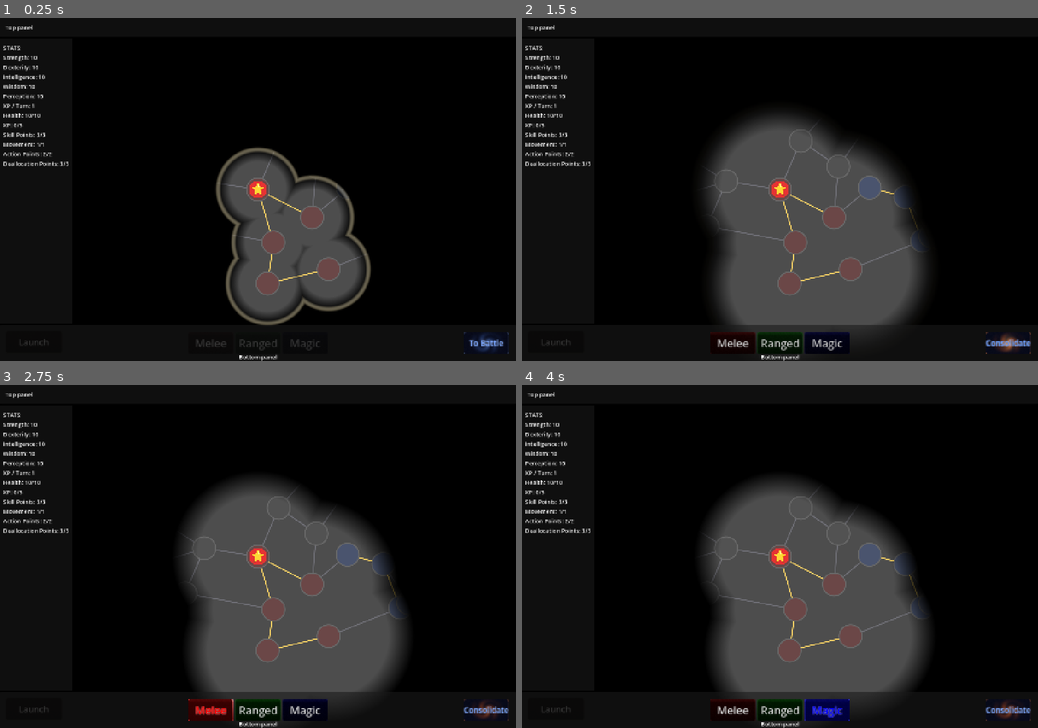
Above: before the commit, frames 1-4 (two rows, left to right).
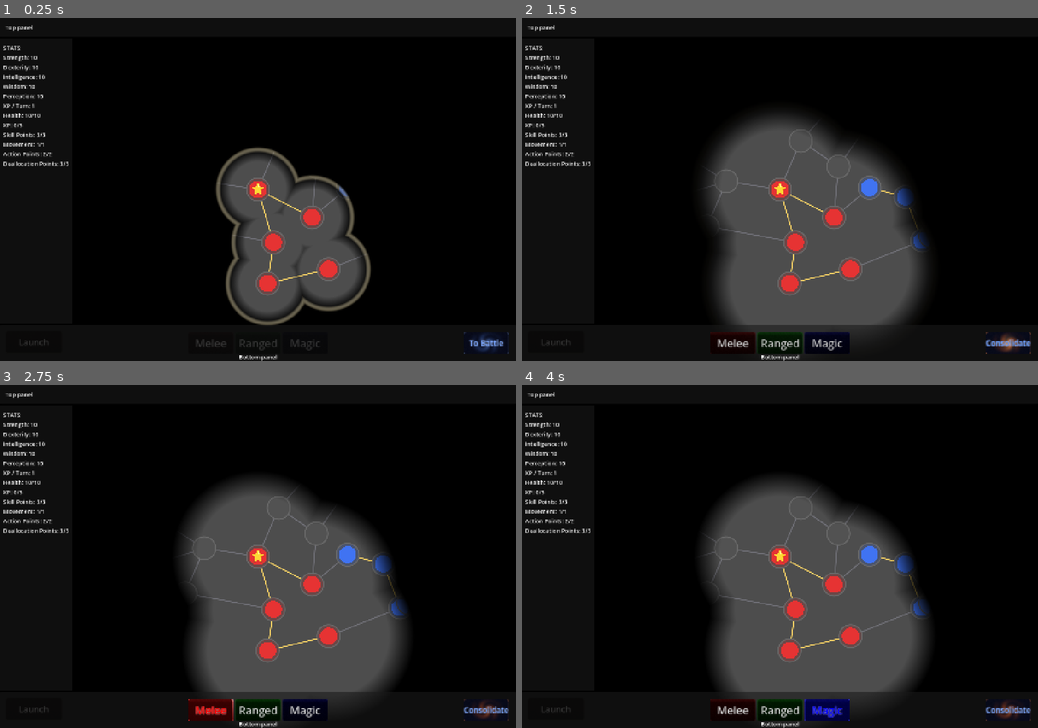
Above: after the commit, the same moments.

Repository: Koaieus/skill-tree-of-life
Game: Godot game, scene res://scenes/dev_sandbox.tscn
The game is run twice, just before and just after one commit, with the same random seed, the same clock (stepped at 60 frames per second) and the same inputs.
Inputs (mouse positions are in pixels of both pictures, inside the frame that each line leads up to):
- Up to frame 1 (0.25 s): no input
- Up to frame 2 (1.5 s): tap Enter at 0.5 s; drag from (780, 189) to (831, 107) at 0.52 s; click "To Battle" at 1.25 s
- Up to frame 3 (2.75 s): click "Melee" at 2 s
- Up to frame 4 (4 s): click "Ranged" at 2.75 s; click "Magic" at 3.5 s

The runs differ from the first frame. In frame 1, 0.5% of the frame differs, in the area x 50-68%, y 48-80%; in frame 2, 0.8%; in frame 3, 0.8%, in the area x 50-79%, y 46-80%; in frame 4, 0.8%.

Commit message:
feat(skill-node): bright owner-coloured inner disk on allocated nodes
Promotes the inner-disk render that lived on CoreMarker into BaseCircle so
every allocated node — not just the core — reads as "owned by X" at a
glance. The star label on CoreMarker becomes the sole core-vs-non-core
signal. Type border stays untouched.

Also unhooks scenes/procgen_sandbox.gd from GameRoot: the lite generator
viewer has no Systems/UIRoot, so inheriting GameRoot's @onreadys was
spamming "Node not found: %PlayerInputController" on launch.

Co-Authored-By: Claude Opus 4.7 <noreply@anthropic.com>

Diff:
--- a/scenes/procgen_sandbox.gd
+++ b/scenes/procgen_sandbox.gd
@@ -1,23 +1,25 @@
-extends GameRoot
+extends Node2D
 
 ## Drop-in tester: picks a preset, runs [GraphProcgen] into the child [Graph],
 ## then frames the result with the camera. No entities, no turn loop — this
-## is just to see the generator output.
+## is just to see the generator output. Use procgen_play_sandbox.tscn for the
+## full level setup (player, enemies, systems wired up).
 
 @export var preset: GraphProcgenConfig
 
+@onready var graph: Graph = $Graph
+@onready var camera: Camera2D = %GraphCamera
 
 
 func _ready() -> void:
 	if preset == null or graph == null:
 		push_warning("ProcgenSandbox: assign `preset` and `graph` in the inspector")
 		return
-	# Skips super._ready() — this sandbox is generator-only (no systems/UI/player).
-	camera = _resolve_camera()
 	var result := GraphProcgen.generate(preset, graph)
 	var node_count: int = (result.get("nodes") as Array).size()
 	print("[procgen] generated %d nodes" % node_count)
 	_frame_camera()
+
 
 func _frame_camera() -> void:
 	if camera == null or preset == null or preset.shape_mask == null:
--- a/skill_node/base_circle.gd
+++ b/skill_node/base_circle.gd
@@ -9,7 +9,8 @@
 ##                       per-node modulate stays free for other effects.
 
 const BORDER_WIDTH: float = 2.0
-const FILL_ALPHA: float = 0.2
+const FILL_ALPHA_UNALLOCATED: float = 0.2
+const INNER_DISK_INSET: float = 8.0  # matches CoreMarker's old inset
 const FLASH_COLOR: Color = Color(1.0, 0.3, 0.3)
 
 var _radius: float = 32.0
@@ -20,6 +21,14 @@
 var fill_color: Color = Color.DIM_GRAY:
 	set(value):
 		fill_color = value
+		queue_redraw()
+## Toggled by SkillNode based on owner state. Drives the bright inner disk
+## that signals ownership at a glance — same shape the core marker used to
+## render, just promoted here so every allocated node gets it (the star
+## label on CoreMarker stays the core-only flag).
+var allocated: bool = false:
+	set(value):
+		allocated = value
 		queue_redraw()
 var flash_amount: float = 0.0:
 	set(value):
@@ -39,6 +48,13 @@
 func _draw() -> void:
 	var fc := fill_color.lerp(FLASH_COLOR, flash_amount)
 	var bc := border_color.lerp(FLASH_COLOR, flash_amount)
-	var fill := Color(fc.r, fc.g, fc.b, FILL_ALPHA)
-	draw_circle(Vector2.ZERO, _radius, fill, true)
+	# Faint full-radius wash always present so the disc shape stays legible
+	# even when nothing owns the node.
+	var wash := Color(fc.r, fc.g, fc.b, FILL_ALPHA_UNALLOCATED)
+	draw_circle(Vector2.ZERO, _radius, wash, true)
+	if allocated:
+		# Bright inner disk = "owned." Inset matches the legacy CoreMarker
+		# render so core nodes look identical to before; the star label is
+		# what now distinguishes core from non-core.
+		draw_circle(Vector2.ZERO, _radius - INNER_DISK_INSET, fc, true)
 	draw_circle(Vector2.ZERO, _radius, bc, false, BORDER_WIDTH, true)
--- a/skill_node/core_marker.gd
+++ b/skill_node/core_marker.gd
@@ -1,15 +1,15 @@
 @tool
 extends Node2D
 
+## Star-only marker for the owning entity's core node. The bright inner disk
+## that used to live here moved to BaseCircle so every allocated node renders
+## it; CoreMarker is now purely the "this is the core" stamp via its Label
+## child. `configure` stays a no-op-on-color (the star is hard-coded) so
+## SkillNode's existing call site doesn't have to branch.
+
 var _radius: float = 32.0
-var _color: Color = Color.WHITE
 
 
-func configure(r: float, color: Color) -> void:
+func configure(r: float, _color: Color) -> void:
 	_radius = r
-	_color = color
 	queue_redraw()
-
-
-func _draw() -> void:
-	draw_circle(Vector2.ZERO, _radius - 8.0, _color, true)
--- a/skill_node/skill_node.gd
+++ b/skill_node/skill_node.gd
@@ -118,6 +118,7 @@
 	_base_circle._radius = radius
 	_base_circle.border_color = base_type_color
 	_base_circle.fill_color = get_owner_color() if is_allocated() else Color.DIM_GRAY
+	_base_circle.allocated = is_allocated()
 	_base_circle.queue_redraw()
 	core_marker.configure(radius, get_owner_color())
 	hover_ring.configure(radius)
Not shown: 1 places in scenes/game_root.tscn that only renumber resources
Not shown: 1 places in scenes/procgen_play_sandbox.tscn that only renumber resources
